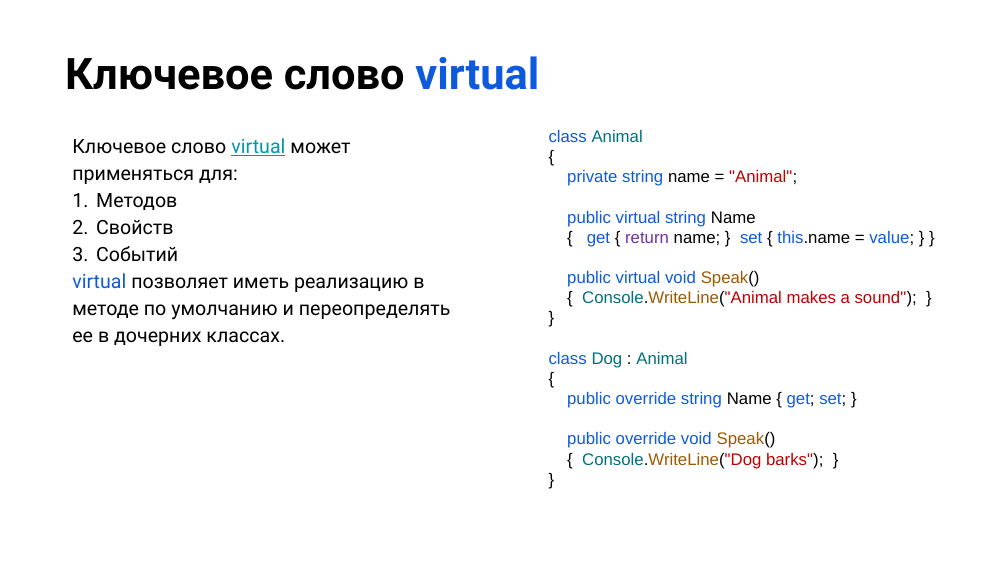
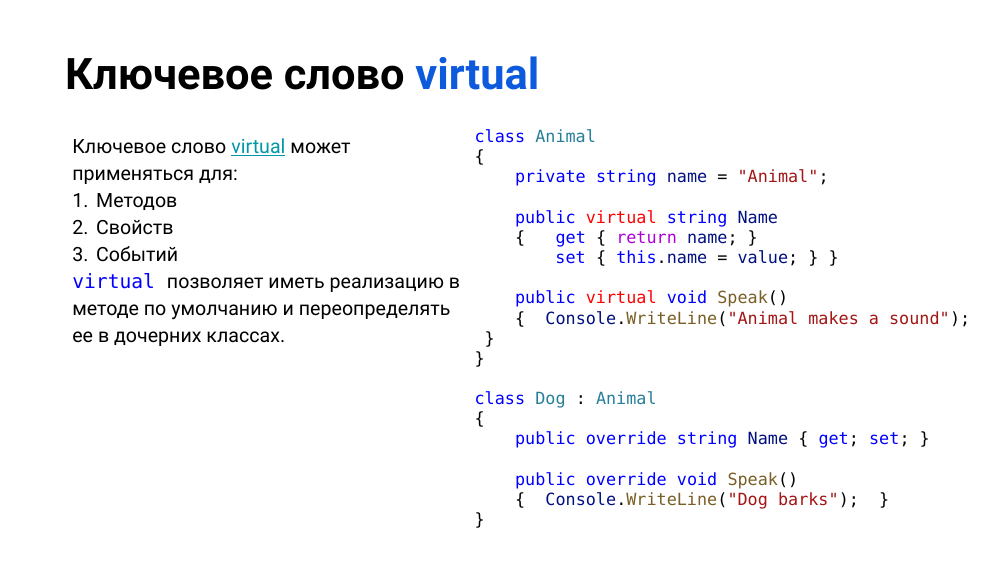
Before and after one commit to NilovPavel/OOP, a slide deck: slide 34 of ООПp.1.pptx. Drawn at 1008x567 pixels with LibreOffice and Linux fonts; fonts in the diff are those of the drawing; background and template pictures are left out. Boxes give left, top, right and bottom in pixels: in the first picture for what was removed or moved away, otherwise in the second. Text is boxed around its words. In the diff, an @@ line names an element or a change of style, - is before the commit and + after.

Commit message:
virtual + new

```diff
--- a/ООПp.1.pptx
+++ b/ООПp.1.pptx
@@ text "class Animal": place and size @@
-text "class Animal" at (549,130,917,469)
+text "class Animal" at (475,129,970,509)
@@ text at (475,129,970,509): font Arial to DejaVu Sans Mono in "class Animal", "{", "private string name = "Animal";", "public virtual string Name" and 9 more places; text colour #0D5BDC to #0000FF in "class", "private string", "public string", "public void" and 3 more places; text colour #00717D to #267F99 in "Animal", "Dog Animal"; text colour #000000 to #001080 in "name", "Name", "Name"; text colour #C00000 to #A31515 in ""Animal";", "Console.WriteLine("Animal makes a sound");", "Console.WriteLine("Dog barks");"; text colour #0D5BDC to #FF0000 in "virtual", "virtual"; text colour #A05900 to #795E26 in "Speak()", "Console.WriteLine("Animal", "Speak()", "Console.WriteLine("Dog"; text colour #00717D to #001080 in "Console.WriteLine("Animal", "Console.WriteLine("Dog" @@
@@ text at (555,231,799,266): text changed; font Arial to DejaVu Sans Mono; text colour #000000 to #001080 @@
-{ get { return name; } set { this.name = value; } }
+{ get { return name; }
+set { this.name = value; } }
@@ text at (72,273,460,346): font Roboto to DejaVu Sans Mono, text colour #0D5BDC to #0000FF in "virtual" @@
```
Also in this commit, not shown: 10 other slides changed, 1 slide added, 5 other files.
